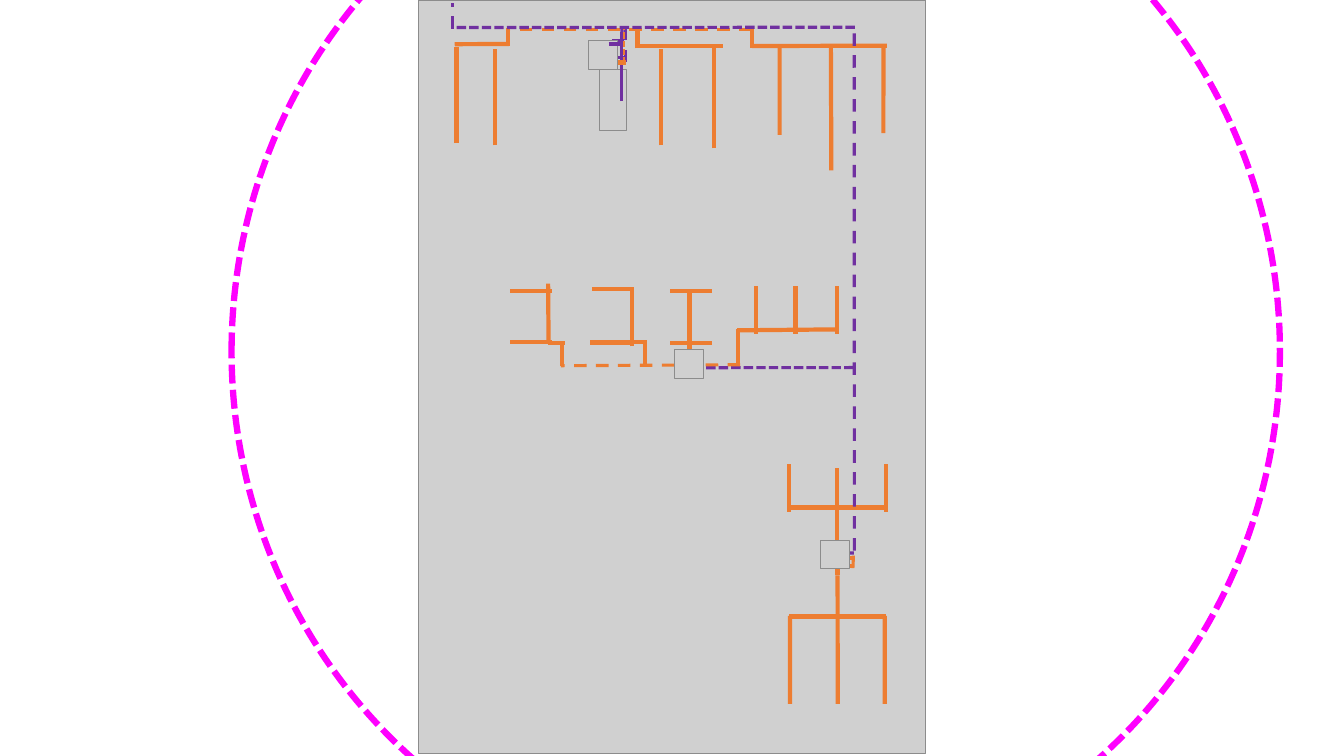
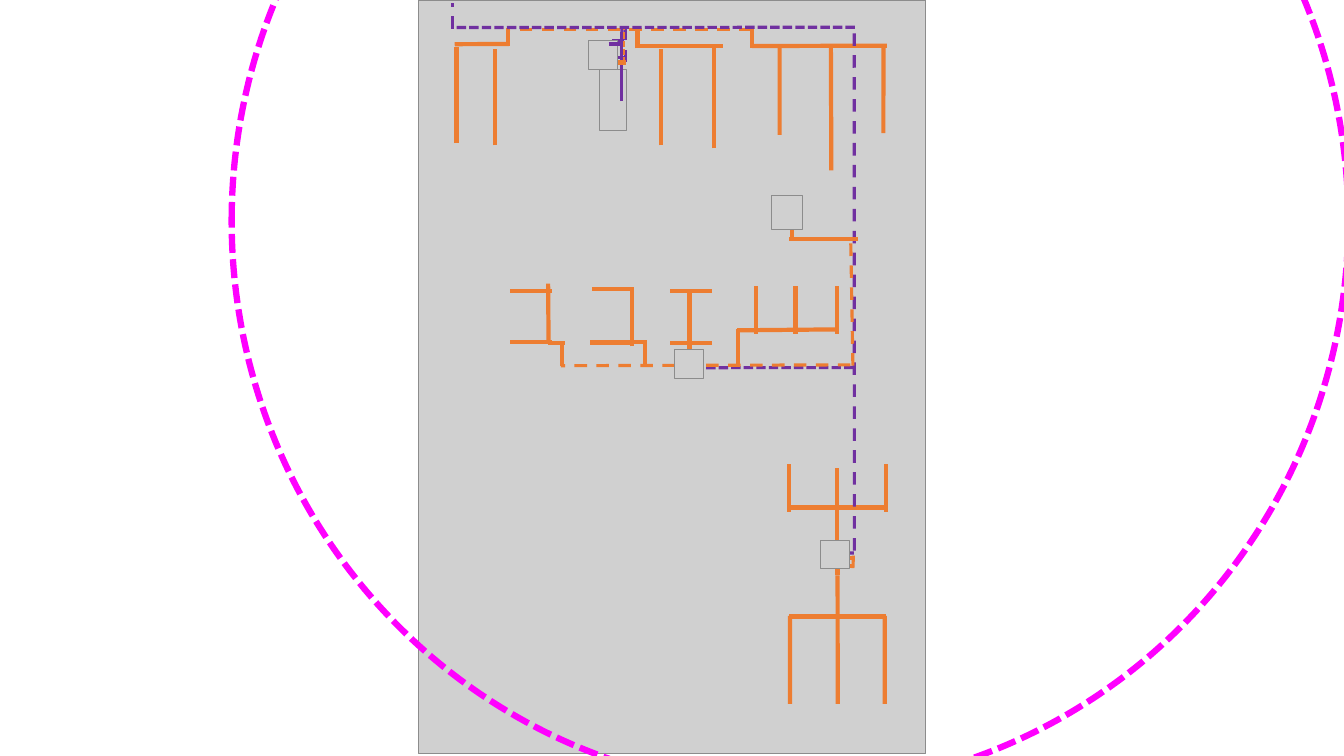
Before and after one commit to 0franciscor/rcomp-21-22-de-g1, a slide deck: slide 1 of doc/sprint1/1201386/Cabeamento estruturado.pptx. Drawn at 1344x756 pixels with LibreOffice and Linux fonts; fonts in the diff are those of the drawing; grey boxes stand for pictures; background and template pictures are left out. Boxes give left, top, right and bottom in pixels: in the first picture for what was removed or moved away, otherwise in the second. Text is boxed around its words. In the diff, an @@ line names an element or a change of style, - is before the commit and + after.

```diff
--- a/doc/sprint1/1201386/Cabeamento estruturado.pptx
+++ b/doc/sprint1/1201386/Cabeamento estruturado.pptx
@@ ellipse: place and size @@
-ellipse at [232, 0, 1280, 756]
+ellipse at [232, 0, 1344, 756]
@@ picture added at [771, 196, 804, 229] @@
@@ line added from (858, 239) to (789, 239), #ED7D31 3 pt @@
@@ line added from (791, 222) to (791, 239), #ED7D31 3 pt @@
@@ line added from (853, 366) to (851, 239), #ED7D31 2.25 pt dashed @@
@@ line moved from (740, 365) - (561, 366) to (851, 365) - (561, 366) @@
```
Also in this commit, not shown: 1 other slide changed, 5 other files.
